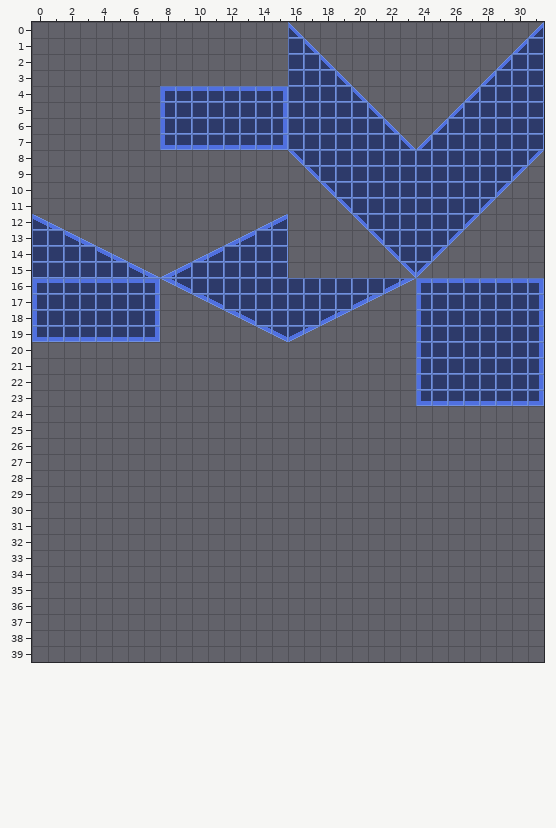
Tiled map: assets/levels/R0/tilemap128.tmx. That is the earlier state.
Cells are 16x16 px. Shown: x 0..31, y 0..39.
After:
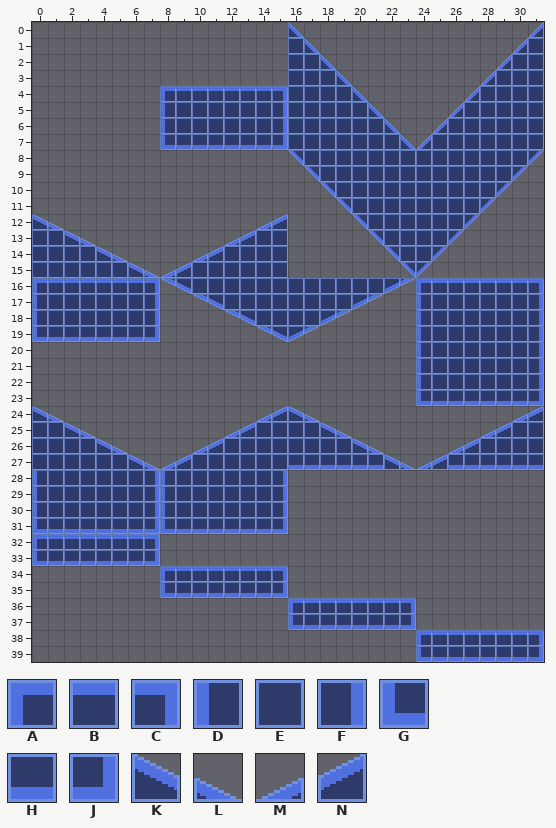
Key: from "16x16": A 1, B 2, C 3, D 9, E 10, F 11, G 17, H 18, J 19, K 24, L 25, M 26, N 27.
_ is an empty cell.
The exact change:
{"where": "layer \"Camada de Blocos 1\""}
{"y":24,"x":0,"old":"__","new":"KL"}
{"y":24,"x":14,"old":"____","new":"MNKL"}
{"y":24,"x":30,"old":"__","new":"MN"}
{"y":25,"x":0,"old":"____","new":"EEKL"}
{"y":25,"x":12,"old":"________","new":"MNEEEEKL"}
{"y":25,"x":28,"old":"____","new":"MNEE"}
{"y":26,"x":0,"old":"______","new":"EEEEKL"}
{"y":26,"x":10,"old":"____________","new":"MNEEEEEEEEKL"}
{"y":26,"x":26,"old":"______","new":"MNEEEE"}
{"y":27,"x":0,"old":"________________________________","new":"EEEEEEKLMNEEEEEEHHHHHHKLMNHHHHHH"}
{"y":28,"x":0,"old":"________________","new":"DEEEEEEFDEEEEEEF"}
{"y":29,"x":0,"old":"________________","new":"DEEEEEEFDEEEEEEF"}
{"y":30,"x":0,"old":"________________","new":"DEEEEEEFDEEEEEEF"}
{"y":31,"x":0,"old":"________________","new":"GHHHHHHJGHHHHHHJ"}
{"y":32,"x":0,"old":"________","new":"ABBBBBBC"}
{"y":33,"x":0,"old":"________","new":"GHHHHHHJ"}
{"y":34,"x":8,"old":"________","new":"ABBBBBBC"}
{"y":35,"x":8,"old":"________","new":"GHHHHHHJ"}
{"y":36,"x":16,"old":"________","new":"ABBBBBBC"}
{"y":37,"x":16,"old":"________","new":"GHHHHHHJ"}
{"y":38,"x":24,"old":"________","new":"ABBBBBBC"}
{"y":39,"x":24,"old":"________","new":"GHHHHHHJ"}
{"label":"added","picture_box":[32,406,544,662]}
